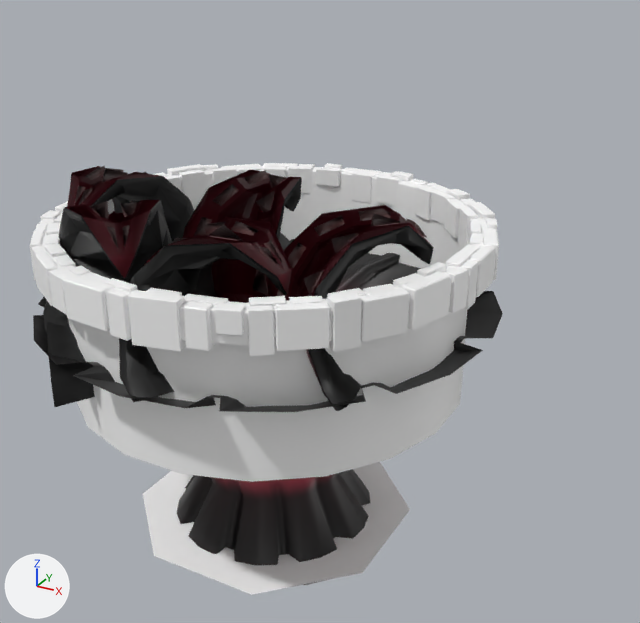
Two versions of the FBX model ggj-2018/Assets/Game/Models/Characters/TheMaw.fbx, one commit apart.
Both versions are drawn from a camera (50 mm lens) standing at (12.14, -19.17, 8.06) and looking at (1.03, 1.02, -2.03). Arrows for +X, +Y and +Z are at lower left; the lights stay in place. Where no turn or scale is listed for an object, it has been applied to the vertices.

The first picture shows 'Dark', 'Face', 'Throat', 'Well', 'bricks', 'flange', 'flange.001', 'flange.002', 'flange.003', 'flange.004'.
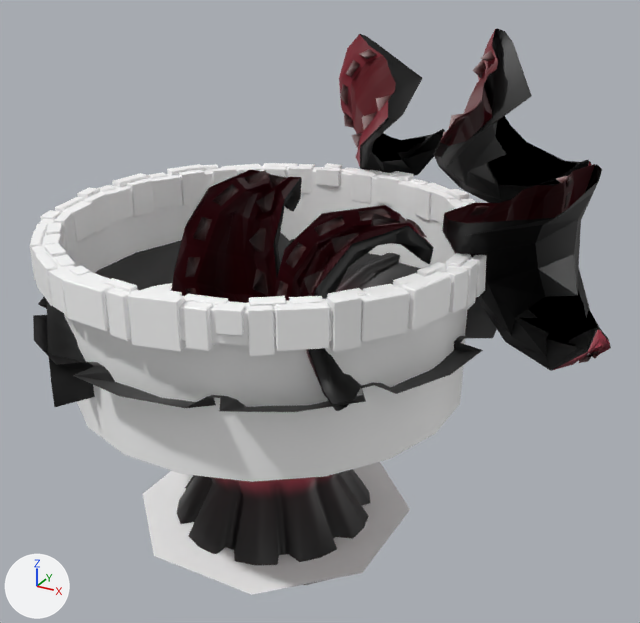
Location of each change, (x1, y1, x2, y2) in pixels of the pictures (640 x 623 px):
'flange.004', moved, turned
    before: (67, 166, 194, 241)
    after: (442, 164, 611, 371)
'flange.003', moved, turned
    before: (43, 200, 172, 331)
    after: (433, 29, 592, 203)
'flange.002', moved, turned
    before: (119, 217, 292, 402)
    after: (339, 34, 445, 176)

Patch to the scene script:
```diff
--- a/ggj-2018/Assets/Game/Models/Characters/TheMaw.fbx.py
+++ b/ggj-2018/Assets/Game/Models/Characters/TheMaw.fbx.py
@@ ob_flange_004 @@
 ob_flange_004 = bpy.data.objects.new('flange.004', me_mesh_007)
-ob_flange_004.location = (-4.0, 4.0, -1.06)
-ob_flange_004.rotation_euler = (1.571, 0.0, 3.142)  # degrees (90, 0, 180)
+ob_flange_004.location = (3.75, 3.75, 1.69)
+ob_flange_004.rotation_euler = (-1.571, -0.225, 0.785)  # degrees (-90, -13, 45)
 ob_flange_004.scale = (0.0105, 0.0105, 0.0105)
@@ ob_flange_002 @@
 ob_flange_002 = bpy.data.objects.new('flange.002', me_mesh_005)
-ob_flange_002.location = (-4.0, -4.0, -1.06)
-ob_flange_002.rotation_euler = (1.571, 0.0, -1.571)  # degrees (90, 0, -90)
+ob_flange_002.location = (-3.15, 3.54, 3.2)
+ob_flange_002.rotation_euler = (-1.571, -0.532, 2.297)  # degrees (-90, -30, 132)
 ob_flange_002.scale = (0.0105, 0.0105, 0.0105)
@@ ob_flange_003 @@
 ob_flange_003 = bpy.data.objects.new('flange.003', me_mesh_006)
-ob_flange_003.location = (-5.65, 0.0, -1.06)
-ob_flange_003.rotation_euler = (1.571, 0.0, -2.356)  # degrees (90, 0, -135)
+ob_flange_003.location = (0.25, 3.59, 3.77)
+ob_flange_003.rotation_euler = (-1.561, -0.661, 1.508)  # degrees (-89, -38, 86)
 ob_flange_003.scale = (0.0105, 0.0105, 0.0105)
```
